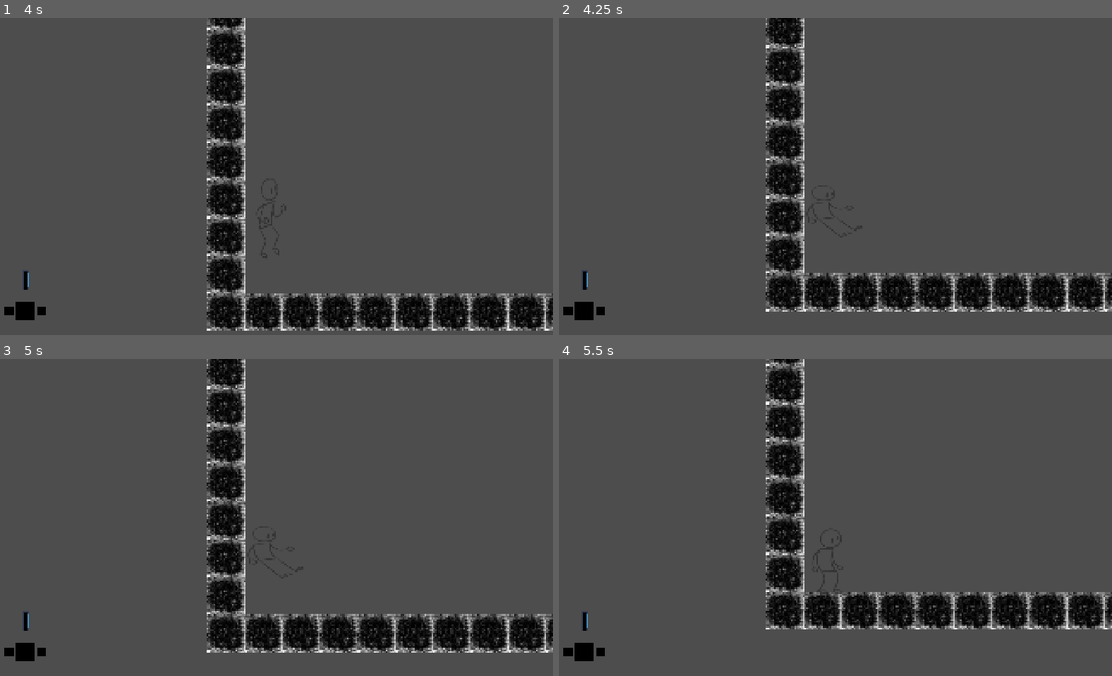
Above: before the commit, frames 1-4 (two rows, left to right).
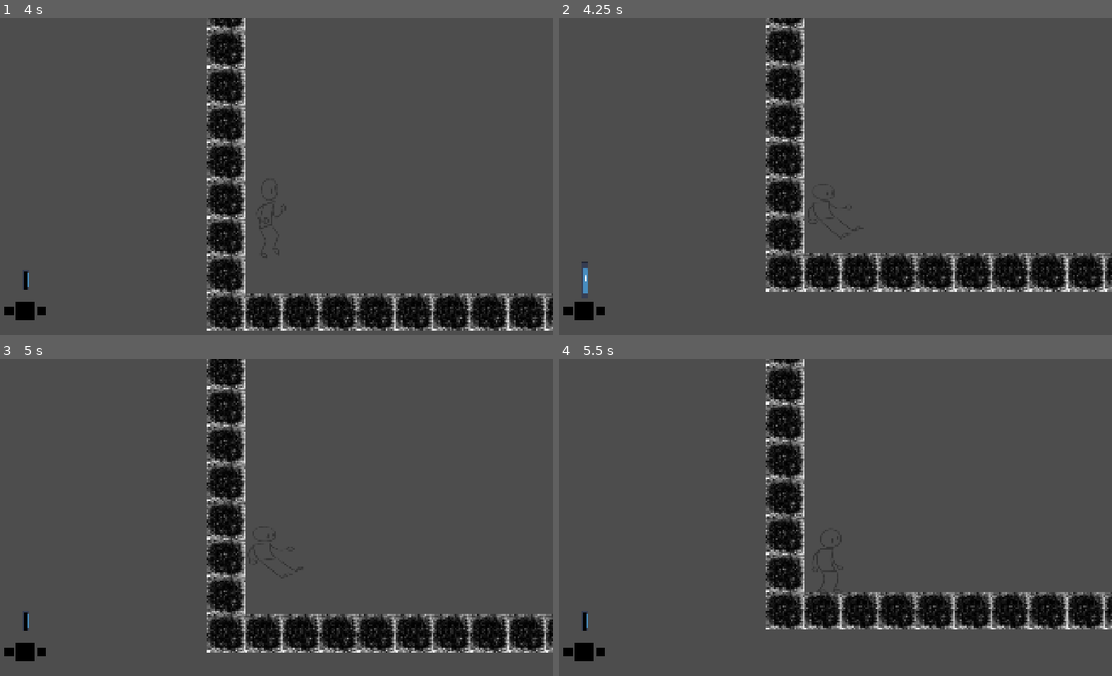
Above: after the commit, the same moments.

Repository: YhagoTomasini/Exlabers_Felpojam_026
Game: Godot game, scene res://Cenas/sala_de_testes.tscn
Two runs of this game, one before a commit and one after it. Both use one fixed random seed, a clock stepped at 60 frames per second and the inputs below. The engine's default icon, where the game draws it, is replaced by a stand-in: a white triangle on a blue panel in a dark square.
Inputs (mouse positions are in pixels of both pictures, inside the frame that each line leads up to):
- Up to frame 1 (4 s): tap Enter at 0.5 s; move the mouse to (392, 160) at 0.52 s; hold E (UI_move_right) 0.53-2.03 s; click (392, 160) at 0.6 s; tap Up (ui_up) at 0.77, 1.52, 3.02, 3.77 s; move the mouse to (160, 192) at 1.27 s; right-click (160, 192) at 1.35 s; move the mouse to (326, 106) at 2.02 s; hold Q (UI_move_left) 2.03-2.78 s; click (326, 106) at 2.1 s; move the mouse to (243, 239) at 2.77 s; hold E (UI_move_right) from 2.78 s (still down); right-click (243, 239) at 2.85 s; move the mouse to (442, 224) at 3.52 s; click (442, 224) at 3.6 s
- Up to frame 2 (4.25 s): keep holding E (UI_move_right); tap R (reset, bound only after the commit) at 4.15 s
- Up to frame 3 (5 s): move the mouse to (99, 469) at 4.27 s; release E (UI_move_right) at 4.28 s; hold Q (UI_move_left) from 4.28 s (still down); right-click (99, 469) at 4.35 s; tap Up (ui_up) at 4.52 s
- Up to frame 4 (5.5 s): move the mouse to (857, 517) at 5.02 s; release Q (UI_move_left) at 5.03 s; hold E (UI_move_right) from 5.03 s (still down); click (857, 517) at 5.1 s

Frame 1 is identical in both runs. In frame 2, 12% of the frame differs, in the area x 4-100%, y 0-93%; in frame 3, less than 0.1%; in frame 4, less than 0.1%.

Commit message:
Botão R

Diff:
--- a/felpojams-dos-exlabers/Codigos/personagem_principal.gd
+++ b/felpojams-dos-exlabers/Codigos/personagem_principal.gd
@@ -83,7 +83,9 @@
 		var c = get_slide_collision(i)
 		if c.get_collider() is RigidBody2D:
 			c.get_collider().apply_central_impulse(-c.get_normal()*push_force)
-
+	if Input.is_action_just_pressed("reset"):
+		Globals.refil_de_tinta()
+		get_tree().reload_current_scene()
 
 func _on_area_2d_personagem_area_entered(area: Area2D) -> void:
 	#Passar de Lvl e recebe uma nova cor de tinta
--- a/felpojams-dos-exlabers/project.godot
+++ b/felpojams-dos-exlabers/project.godot
@@ -127,6 +127,11 @@
 , Object(InputEventJoypadButton,"resource_local_to_scene":false,"resource_name":"","device":-1,"button_index":6,"pressure":0.0,"pressed":false,"script":null)
 ]
 }
+reset={
+"deadzone": 0.2,
+"events": [Object(InputEventKey,"resource_local_to_scene":false,"resource_name":"","device":0,"window_id":0,"alt_pressed":false,"shift_pressed":false,"ctrl_pressed":false,"meta_pressed":false,"pressed":false,"keycode":0,"physical_keycode":82,"key_label":0,"unicode":0,"location":0,"echo":false,"script":null)
+]
+}
 
 [rendering]
 
Not shown: 1 places in felpojams-dos-exlabers/Cenas/sala_de_testes.tscn that only renumber resources
